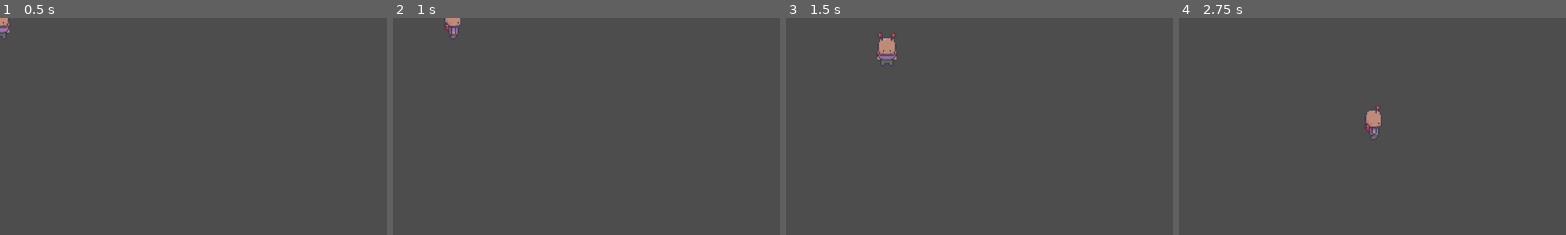
Above: before the commit, frames 1-4 (left to right).
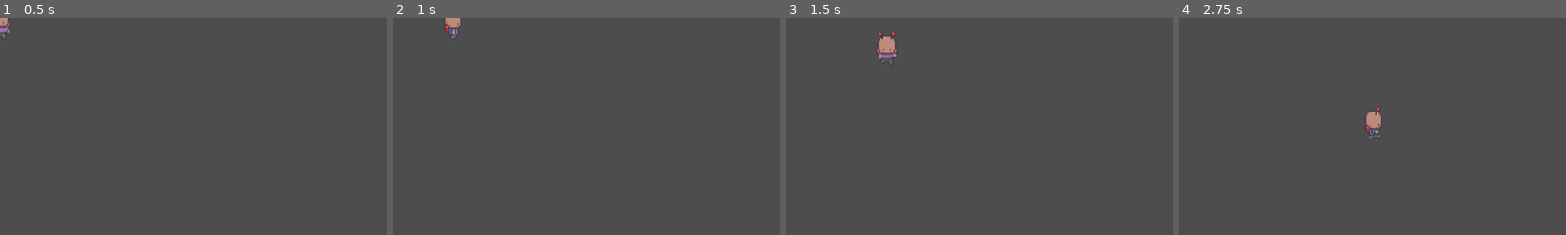
Above: after the commit, the same moments.

Repository: n3rdkid/pilot
Game: Godot game, scene res://scenes/player.tscn
The game is run twice, just before and just after one commit, with the same random seed, the same clock (stepped at 60 frames per second) and the same inputs.
Inputs:
- Up to frame 1 (0.5 s): no input
- Up to frame 2 (1 s): tap Enter at 0.5 s; hold Right (ui_right) from 0.53 s (still down)
- Up to frame 3 (1.5 s): release Right (ui_right) at 1.28 s; hold Down (ui_down) from 1.28 s (still down)
- Up to frame 4 (2.75 s): release Down (ui_down) at 2.03 s; hold Right (ui_right) from 2.03 s (still down)
The pictures show only the part of the screen within x 0-50%, y 0-50%; the shares and areas given below are measured in that part.

Frame 1 is identical in both runs. In frame 2, less than 0.1% of the frame differs, in the area x 13-18%, y 1-7%; in frame 3, 0.3%, in the area x 23-29%, y 6-22%; in frame 4, 0.2%.

Commit message:
:sparkles: update animation

Diff:
--- a/scenes/player.tscn
+++ b/scenes/player.tscn
@@ -19,7 +19,7 @@
 
 [node name="Body" type="AnimatedSprite2D" parent="."]
 sprite_frames = ExtResource("1_0ai5d")
-animation = &"idle_down"
+animation = &"walk_up"
 autoplay = "idle_down"
 
 [node name="Eyes" type="AnimatedSprite2D" parent="."]
--- a/scripts/player.gd
+++ b/scripts/player.gd
@@ -37,8 +37,14 @@
 	move_and_slide()
 
 func play_animation(is_moving:bool):
-	body.play("idle_"+current_direction)
-	eyes.play("idle_"+current_direction)
-	outfits.play("idle_"+current_direction)
-	accessories.play("idle_"+current_direction)
+	var animation_name = getAnimationName(is_moving)
+	body.play(animation_name)
+	eyes.play(animation_name)
+	outfits.play(animation_name)
+	accessories.play(animation_name)
 	pass
+
+func getAnimationName(is_moving:bool):
+	if(is_moving):
+		return "walk_"+current_direction
+	return "idle_"+current_direction
